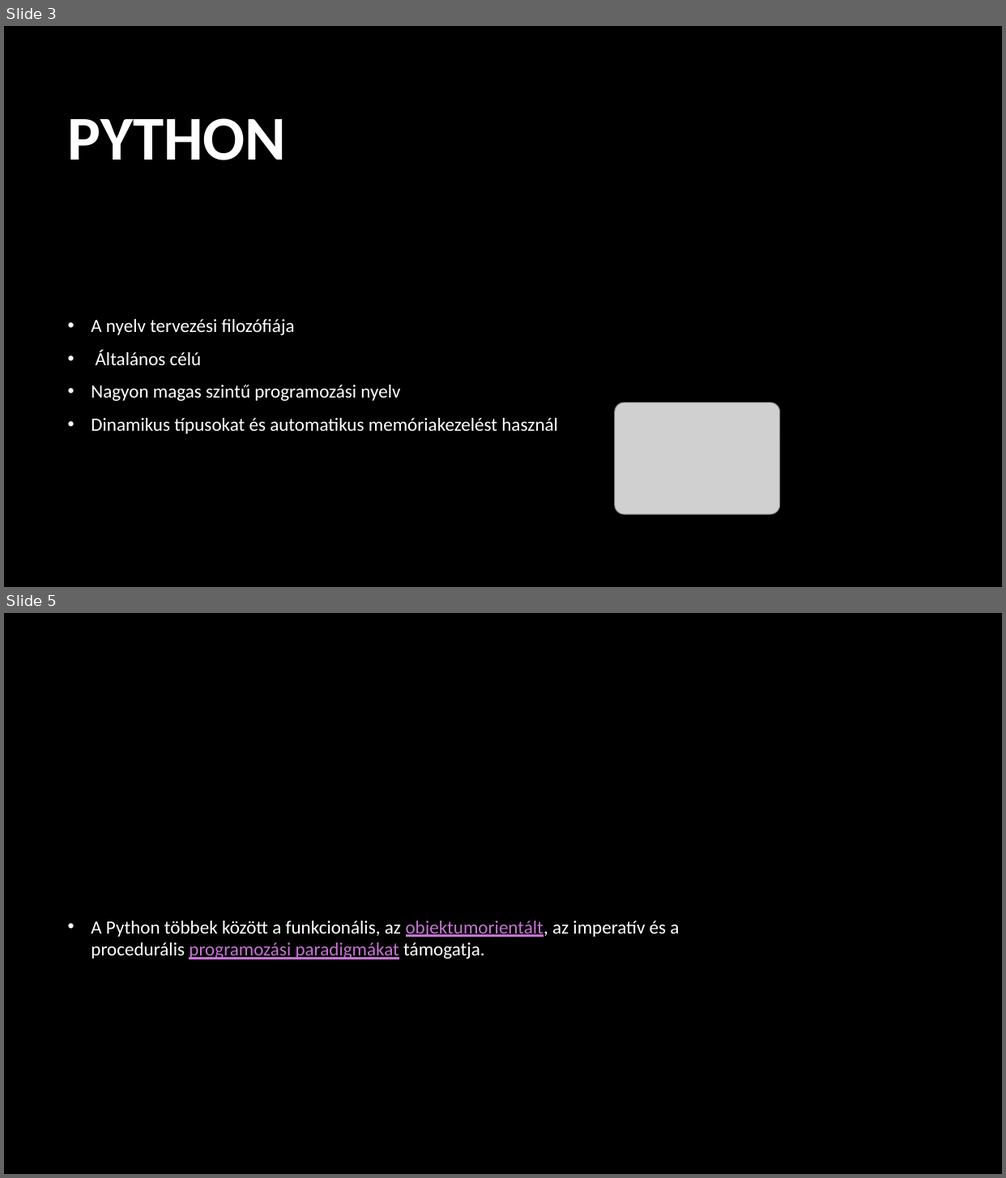
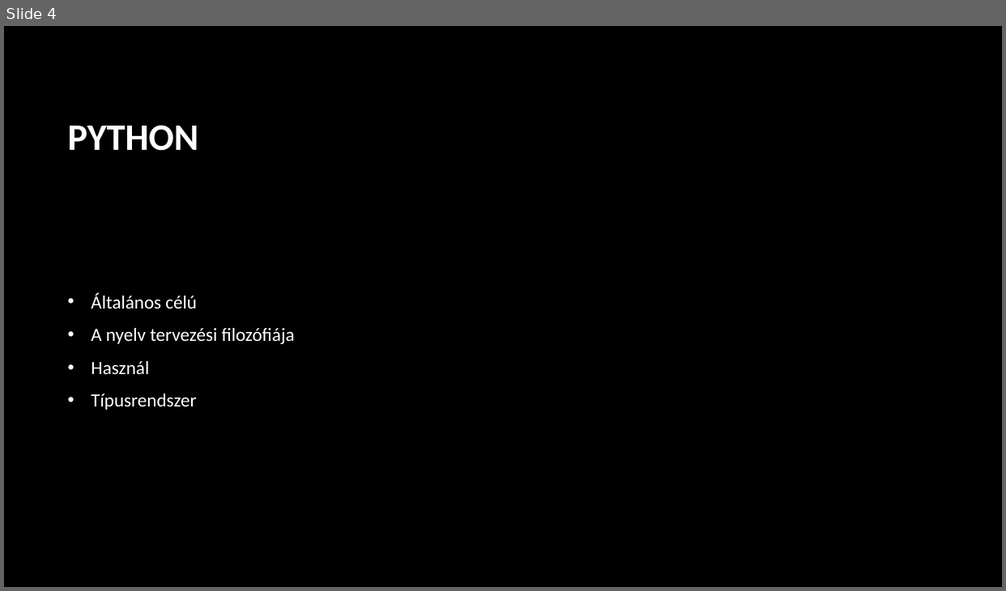
Before and after one commit to Andor1298/ikt-ppt, a slide deck: Python.pptx. Shown one above the other, each under a label of ours: slides 3 and 5 before the commit, slide 4 after it; the slides between them are not shown. The pictures are 1006x1178 and 1006x591 pixels, drawn with LibreOffice and Linux fonts; fonts in the diff are those of the drawing; grey boxes stand for pictures; background and template pictures are left out. Boxes give left, top, right and bottom in pixels: in the first picture for what was removed or moved away, otherwise in the second. Text is boxed around its words. In the diff, an @@ line names an element or a change of style, - is before the commit and + after.

```diff
--- a/Python.pptx
+++ b/Python.pptx
@@ slide 5 removed at [4, 613, 1002, 1174], background picture (left out) @@
@@ text removed at [91, 921, 679, 960] @@
-• A Python többek között a funkcionális, az objektumorientált, az imperatív és a procedurális programozási paradigmákat támogatja.
@@ what was slide 3 is now slide 4 @@
@@ slide 4 changed as well @@
@@ title "PYTHON" at [68, 125, 199, 151]: size 60 to 36 pt @@
@@ text "Általános célú": place and size @@
-text "Általános célú" at [91, 319, 558, 434]
+text "Általános célú" at [91, 292, 295, 410]
@@ text at [91, 292, 197, 309]: paragraph added @@
+• Általános célú
@@ text at [91, 361, 196, 410]: text changed @@
-• Általános célú
-• Nagyon magas szintű programozási nyelv
-• Dinamikus típusokat és automatikus memóriakezelést használ
+• Használ
+• Típusrendszer
@@ picture removed at [615, 403, 780, 515] @@
```
Also in this commit, not shown: 4 other slides changed, 3 slides added, 1 other slide removed.
